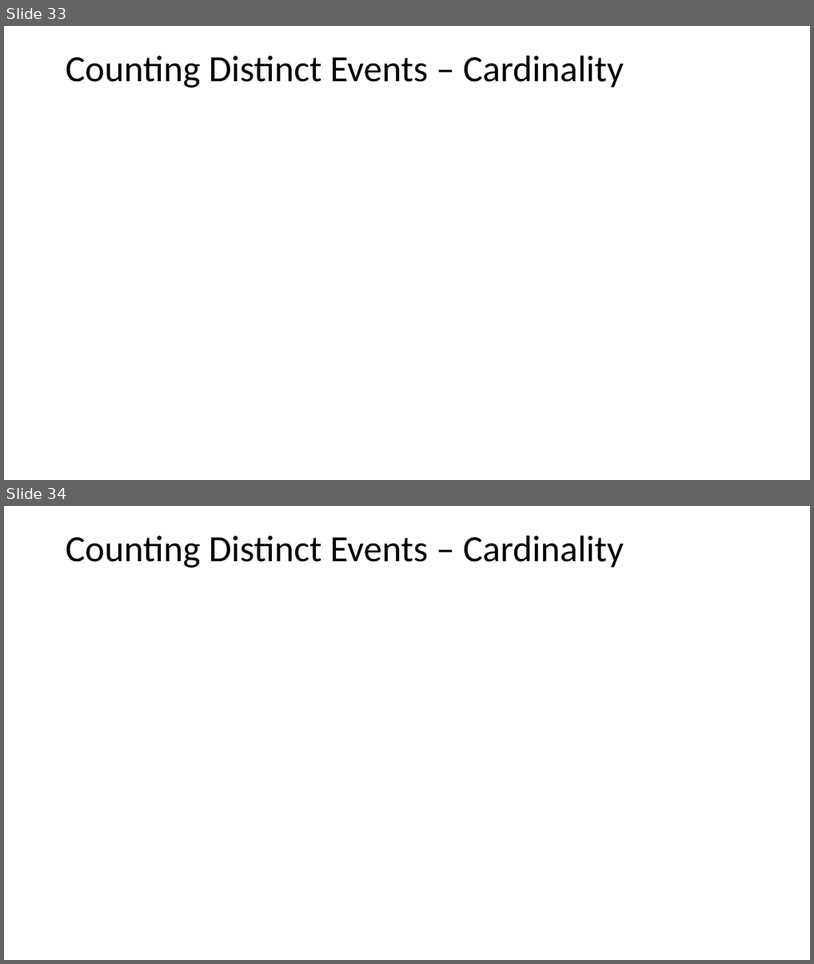
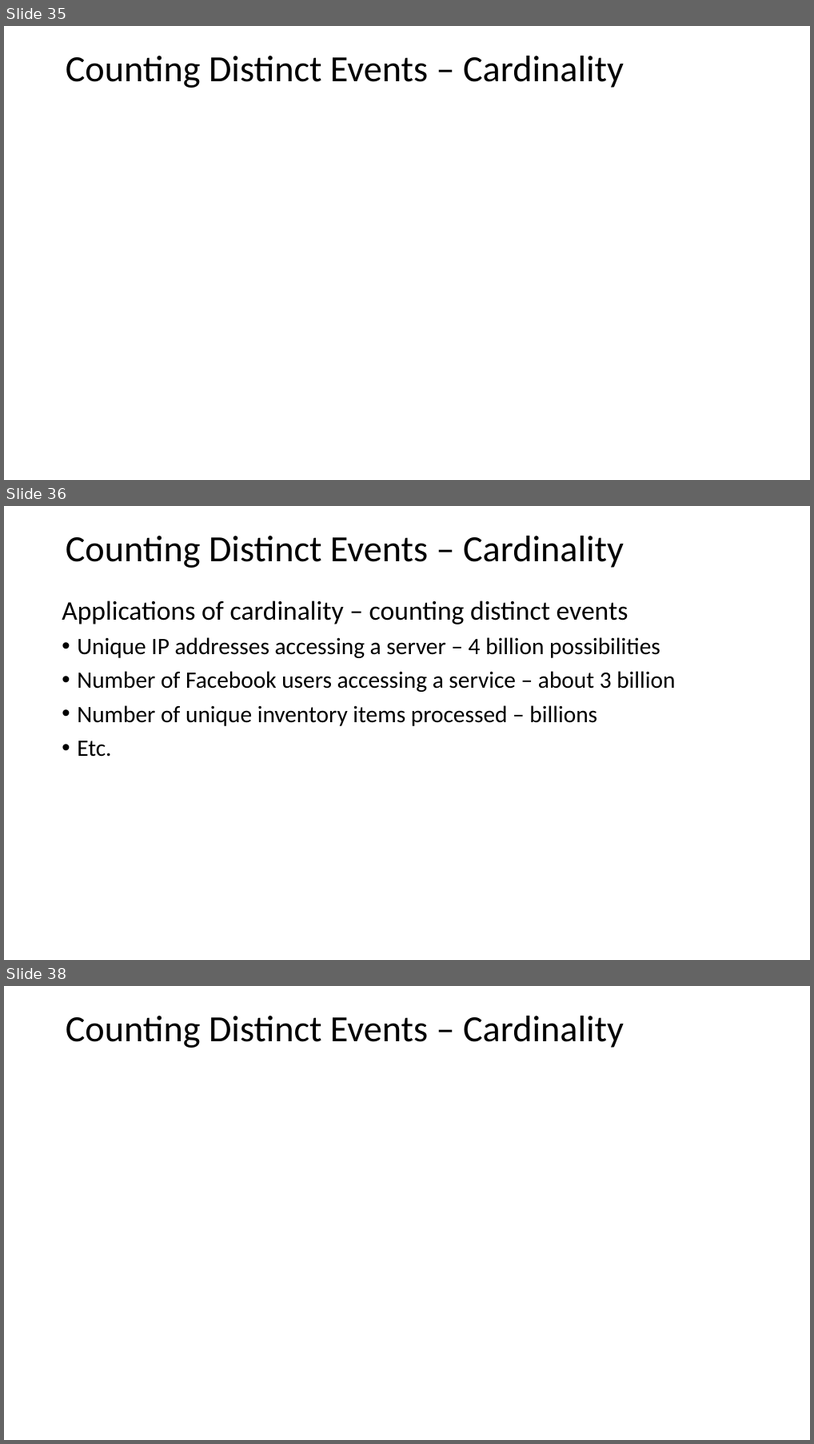
Before and after one commit to StephenElston/CSCI-E-108, a slide deck: slides/3_StreamingAnalytics.pptx. Shown one above the other, each under a label of ours: slides 33 and 34 before the commit, slides 35, 36 and 38 after it; the slides between them are not shown. The pictures are 814x964 and 814x1444 pixels, drawn with LibreOffice and Linux fonts; fonts in the diff are those of the drawing; grey boxes stand for pictures. Boxes give left, top, right and bottom in pixels: in the first picture for what was removed or moved away, otherwise in the second. Text is boxed around its words. In the diff, an @@ line names an element or a change of style, - is before the commit and + after.

```diff
--- a/slides/3_StreamingAnalytics.pptx
+++ b/slides/3_StreamingAnalytics.pptx
@@ slide 36 added at <box>4,506,810,960</box>, background #FFFFFF @@
@@ text added at <box>66,536,624,568</box>, 44 pt, text #000000 @@
+Counting Distinct Events – Cardinality
@@ text added at <box>62,600,675,756</box>, 28 pt, text #000000 @@
+Applications of cardinality – counting distinct events
+• Unique IP addresses accessing a server – 4 billion possibilities
+• Number of Facebook users accessing a service – about 3 billion
+• Number of unique inventory items processed – billions
+• Etc.
@@ what was slide 33 is now slide 35 @@
@@ what was slide 34 is now slide 38 @@
```
Also in this commit, not shown: 2 slides changed, 4 other slides added.
